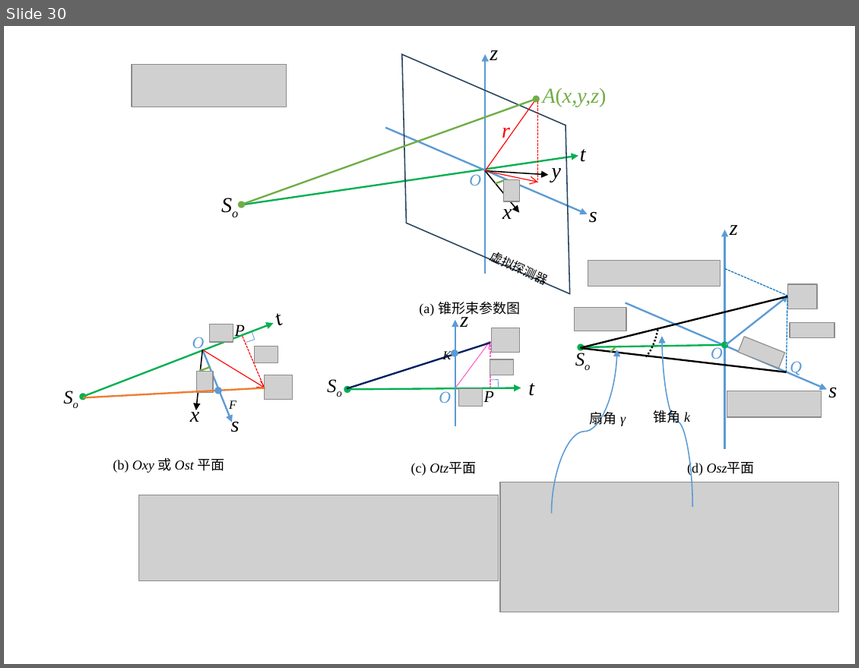
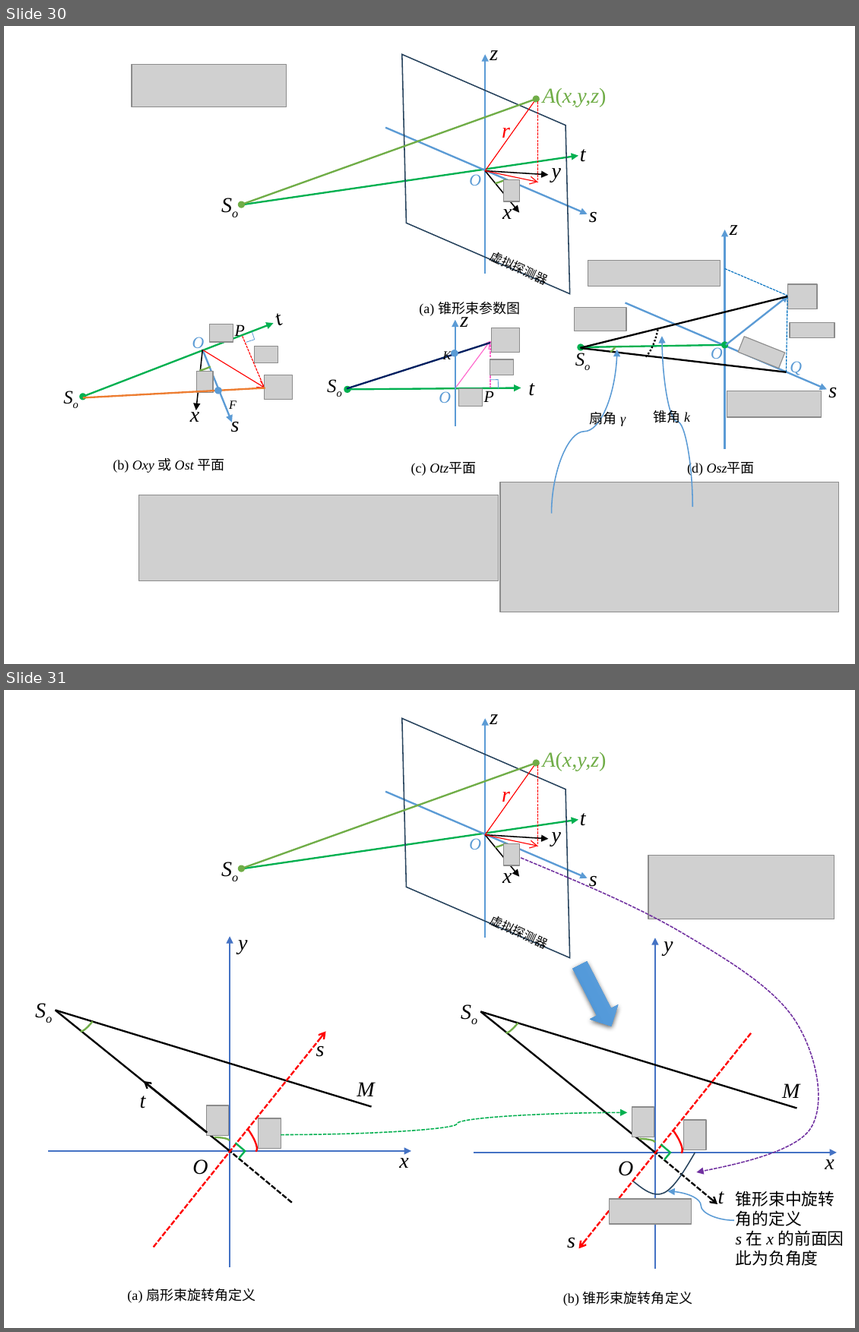
Before and after one commit to ffdd1818/images, a slide deck: CT平行束和扇形束算法的转换.pptx. Shown one above the other, each under a label of ours: slide 30 before the commit, slides 30 and 31 after it. The pictures are 859x668 and 859x1332 pixels, drawn with LibreOffice and Linux fonts; fonts in the diff are those of the drawing; grey boxes stand for pictures; background and template pictures are left out. Boxes give left, top, right and bottom in pixels: in the first picture for what was removed or moved away, otherwise in the second. Text is boxed around its words. In the diff, an @@ line names an element or a change of style, - is before the commit and + after.

```diff
--- a/CT平行束和扇形束算法的转换.pptx
+++ b/CT平行束和扇形束算法的转换.pptx
@@ slide 31 added at [4,690,855,1328], background #FFFFFF @@
@@ group added at [27,714,845,1306]: 27 texts, 14 arrows, 7 lines, 7 arc (boxed as its full ellipse)s, 7 pictures, 2 elbow lines, 2 curved arrows, 2 freeform shapes, 1 parallelogram, 1 double arrow, 1 right arrow @@
+So
+O
+A(x,y,z)
+x
+y
+s
+z
+t
+r
+虚拟探测器
+(a) 扇形束旋转角定义
+y
+M
+x
+So
+O
+y
+M
+x
+So
+O
+s
+t
+s
+t
+锥形束中旋转角的定义
+s 在 x 的前面因此为负角度
+(b) 锥形束旋转角定义
```
